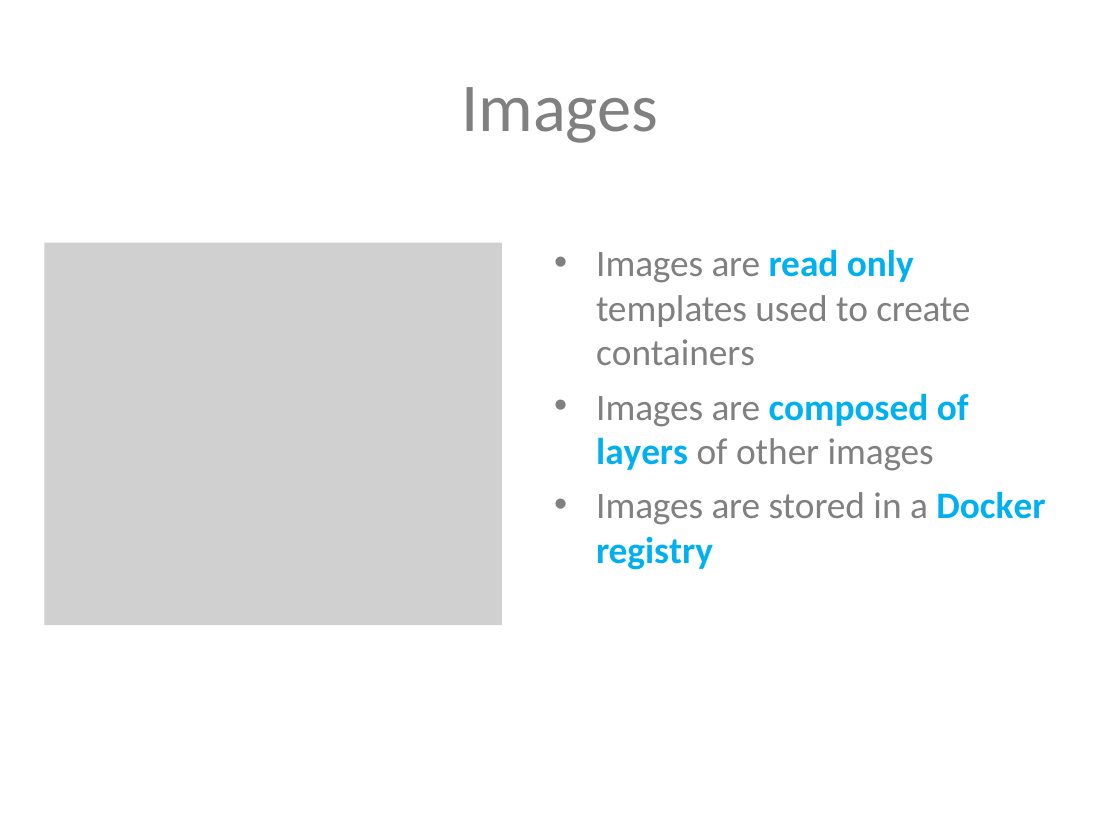
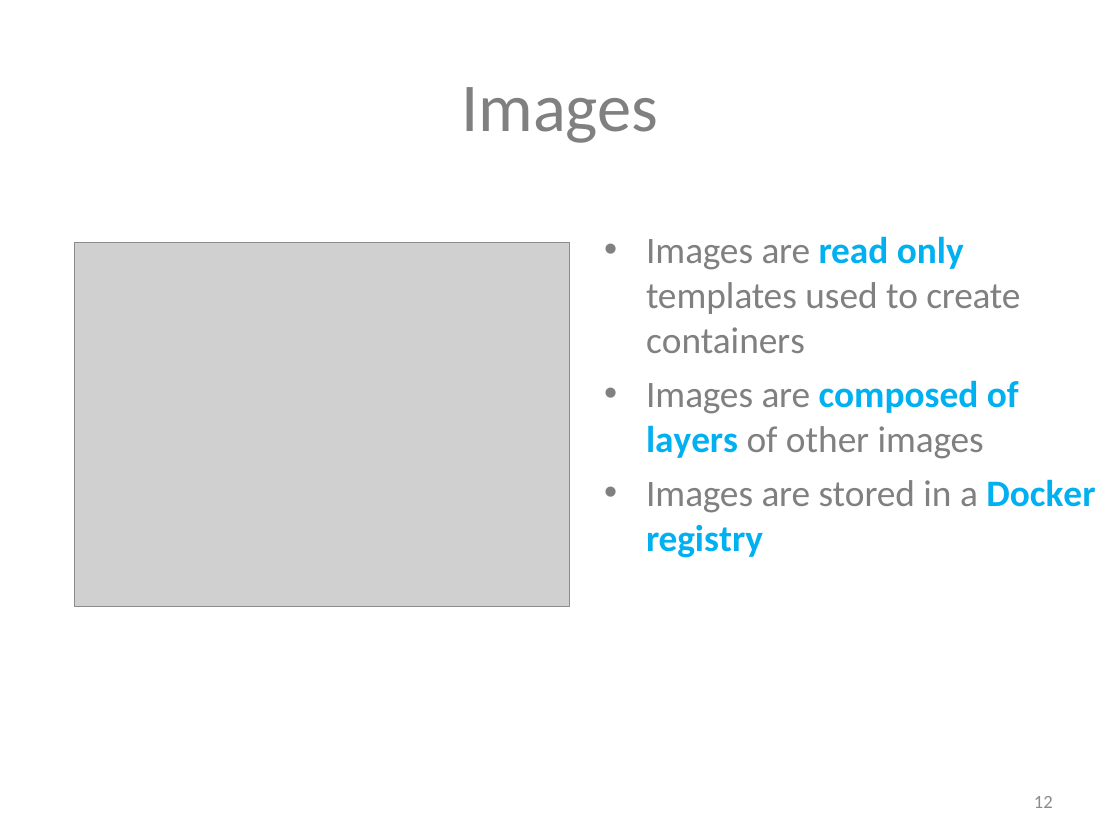
Before and after one commit to suman-d/DO-Assignment, a slide deck: slide 12 of Docker Fundamentals.pptx (slide 13 before the commit). Drawn at 1120x840 pixels with LibreOffice and Linux fonts; fonts in the diff are those of the drawing; grey boxes stand for pictures. Boxes give left, top, right and bottom in pixels: in the first picture for what was removed or moved away, otherwise in the second. Text is boxed around its words. In the diff, an @@ line names an element or a change of style, - is before the commit and + after.

```diff
--- a/Docker Fundamentals.pptx
+++ b/Docker Fundamentals.pptx
@@ text "Images are read only templates ...": place and size @@
-text "Images are read only templates ..." at [596,249,1045,570]
+text "Images are read only templates ..." at [646,236,1095,558]
@@ picture: place and size @@
-picture at [45,243,502,626]
+picture at [75,243,570,607]
@@ page number added at [1034,796,1053,808], 12 pt, text #8C8C8C @@
+12
```
Also in this commit, not shown: 15 other slides changed, 2 slides added, 8 slides removed.
